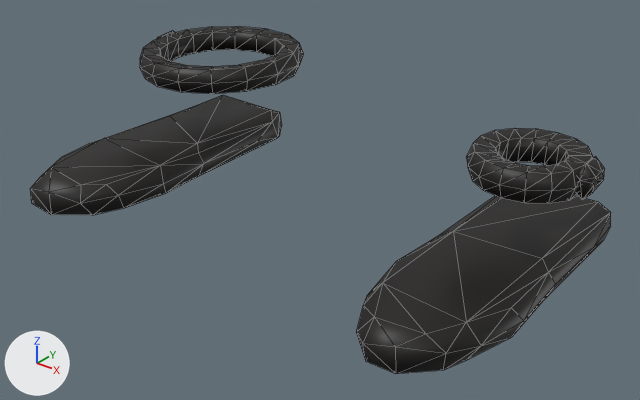
An edit to the glTF model assets/pirates/items/v5/sandals_male_lo.glb, drawn before and after from the same camera.
Camera for both pictures: a 50 mm lens placed at (0.389, -0.535, 0.307), pointed at (0.019, -0.072, 0.02). Arrows for +X, +Y and +Z are at lower left; the lights stay in place. The older version comes first. Mesh edges are drawn as thin lines.

In view in the first picture: 'sandals_male_lo'.
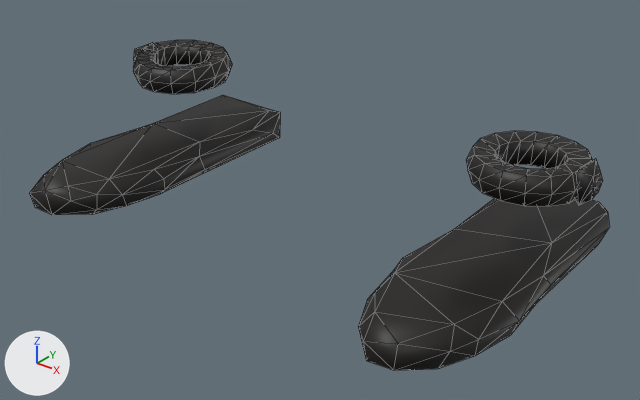
Boxes (x1, y1, x2, y2) around the edits, measured in the pictures (640 x 400 px; the box of a moved part takes in the faces that stretch with it):
'sandals_male_lo', reshaped: before (30, 26, 611, 374); after (29, 40, 610, 370)
part 1 of me_sandals_male_lo, moved or reshaped: before (466, 128, 593, 203); after (466, 131, 593, 206)
part 2 of me_sandals_male_lo, rebuilt (39% narrower, 20% shorter): before (140, 26, 304, 94); after (133, 40, 232, 94)
part 3 of me_sandals_male_lo, rebuilt: before (356, 195, 611, 374); after (358, 198, 610, 370)
part 4 of me_sandals_male_lo, added (mostly hidden): after (134, 42, 154, 63)
part 5 of me_sandals_male_lo, deleted (mostly hidden): before (157, 31, 176, 39)
part 6 of me_sandals_male_lo, moved or reshaped: before (30, 95, 282, 215); after (29, 95, 280, 215)
part 7 of me_sandals_male_lo, moved or reshaped: before (577, 156, 605, 200); after (575, 159, 603, 205)

What changed in the scene script:
```text
Change me_sandals_male_lo:
    used by ob_sandals_male_lo; location = (0.0, 0.0, 0.0)
    remove me_sandals_male_lo.from_pydata(...)  # 596 vertices, 1176 faces; spans x -0.211..0.218, y -0.193..0.057, z -0.005..0.098
    add me_sandals_male_lo.from_pydata(...)  # 596 vertices, 1176 faces; spans x -0.21..0.218, y -0.192..0.055, z -0.006..0.096
    me_sandals_male_lo part 1: the loose piece of 80 vertices spanning x 0.134..0.214, y -0.095..-0.015, z 0.076..0.096 is moved by (0.0, 0.0, -0.002)
    me_sandals_male_lo part 2: the loose piece of 80 vertices spanning x -0.203..-0.068, y -0.083..0.057, z 0.076..0.096 is rebuilt with 80 vertices and now spans x -0.196..-0.106, y -0.09..-0.001, z 0.074..0.094
    me_sandals_male_lo part 3: the loose piece of 47 vertices spanning x 0.108..0.204, y -0.193..0.055, z -0.005..0.025 is rebuilt with 47 vertices and now spans x 0.11..0.202, y -0.192..0.055, z -0.005..0.025
    me_sandals_male_lo part 4: a new loose piece of 22 vertices spanning x -0.197..-0.182, y -0.063..-0.036, z 0.073..0.096, in mat_sandals
    me_sandals_male_lo part 5: the loose piece of 22 vertices spanning x -0.207..-0.192, y -0.03..-0.002, z 0.074..0.098 is deleted
    me_sandals_male_lo part 6: 91 vertices removed from x -0.211..-0.111, y -0.19..0.054, z -0.005..0.025; 91 vertices added at x -0.21..-0.113, y -0.191..0.054, z -0.006..0.025
    me_sandals_male_lo part 7: 87 vertices removed from x 0.114..0.218, y -0.188..0.049, z 0.0..0.098; 87 vertices added at x 0.115..0.218, y -0.189..0.049, z 0.0..0.096
    other edits to the shape of me_sandals_male_lo do not show in these pictures
```
